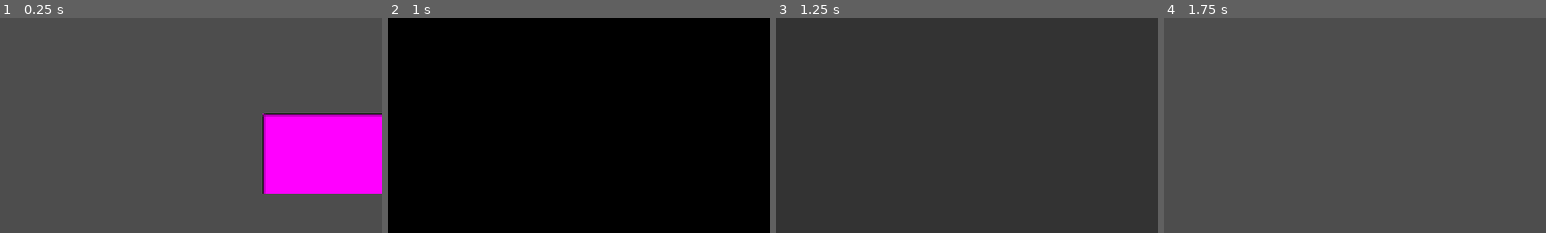
Above: before the commit, frames 1-4 (left to right).
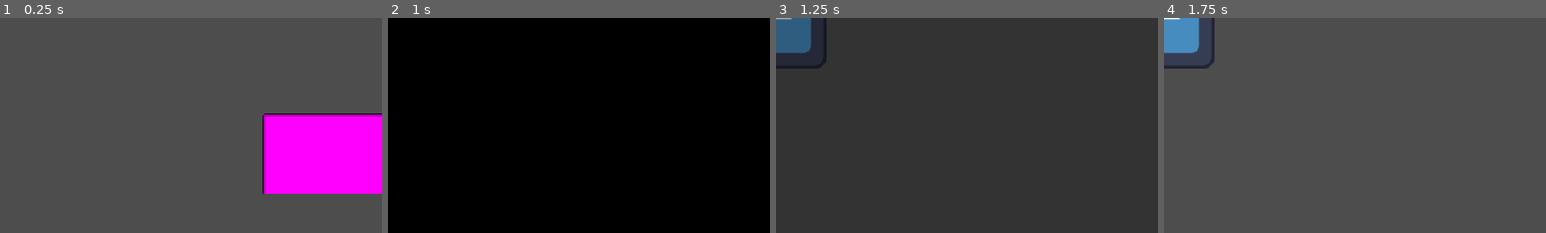
Above: after the commit, the same moments.

Repository: CookieFinder23/YGDA-Fall-Game-Jam-2026
Game: Godot game, scene res://ui/title_screen/title_screen.tscn
Two runs of this game, one before a commit and one after it. Both use one fixed random seed, a clock stepped at 60 frames per second and the inputs below. The engine's default icon, where the game draws it, is replaced by a stand-in: a white triangle on a blue panel in a dark square.
Inputs (mouse positions are % of the whole screen's width and height, from its top left):
- Up to frame 1 (0.25 s): no input
- Up to frame 2 (1 s): click (50, 31) at 0.5 s
- Up to frame 3 (1.25 s): no input
- Up to frame 4 (1.75 s): hold W (up) from 1.28 s (still down)
The pictures show only the part of the screen within x 0-50%, y 0-50%; the shares and areas given below are measured in that part.

Frames 1-2 are identical in both runs. In frame 3, 1.8% of the frame differs, in the area x 0-14%, y 0-24%; in frame 4, 1.9%.

Commit message:
player update

Diff:
--- a/fall-game-jam-2026/level/player.tscn
+++ b/fall-game-jam-2026/level/player.tscn
@@ -1,6 +1,8 @@
 [gd_scene format=3 uid="uid://duh0b4jpm3s56"]
 
 [ext_resource type="Script" uid="uid://cnxxuul21b7f2" path="res://level/player.gd" id="1_glwn7"]
+[ext_resource type="Texture2D" uid="uid://cqdtb6ubvqbl0" path="res://icon.svg" id="1_tfbcj"]
 
 [node name="Player" type="Sprite2D" unique_id=520527748]
+texture = ExtResource("1_tfbcj")
 script = ExtResource("1_glwn7")
--- /dev/null
+++ b/fall-game-jam-2026/level/world.gd
@@ -0,0 +1 @@
+extends Node2D
--- a/fall-game-jam-2026/level/world.tscn
+++ b/fall-game-jam-2026/level/world.tscn
@@ -1,3 +1,9 @@
 [gd_scene format=3 uid="uid://84734f4445pi"]
 
+[ext_resource type="PackedScene" uid="uid://duh0b4jpm3s56" path="res://level/player.tscn" id="1_07nfa"]
+[ext_resource type="Script" uid="uid://dg875oa72qesx" path="res://level/world.gd" id="1_sw3g3"]
+
 [node name="World" type="Node2D" unique_id=267205359]
+script = ExtResource("1_sw3g3")
+
+[node name="Player" parent="." unique_id=520527748 instance=ExtResource("1_07nfa")]
Not shown, added: fall-game-jam-2026/level/world.gd.uid
